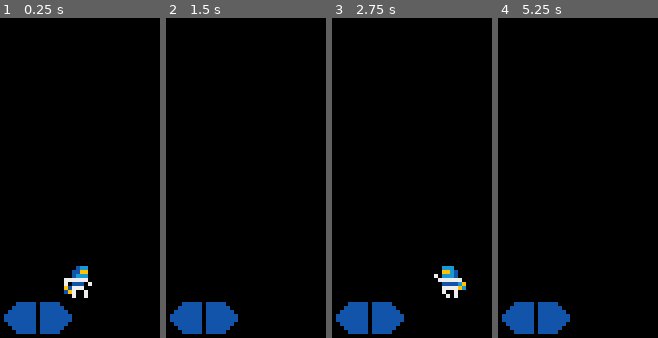
Above: before the commit, frames 1-4 (left to right).
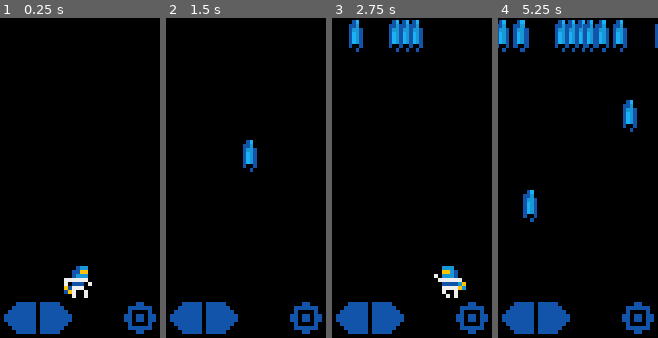
Above: after the commit, the same moments.

Repository: whmsft/vechten
Game: Godot game, scene res://scenes/Game.tscn
Two runs of this game, one before a commit and one after it. Both use one fixed random seed, a clock stepped at 60 frames per second and the inputs below.
Inputs (mouse positions are in pixels of both pictures, inside the frame that each line leads up to):
- Up to frame 1 (0.25 s): no input
- Up to frame 2 (1.5 s): click (306, 318) at 0.52 s; move the mouse to (281, 162) at 1.27 s; hold Right (key_right) from 1.28 s (still down); hold Space (key_space, bound only after the commit) from 1.28 s (still down)
- Up to frame 3 (2.75 s): move the mouse to (380, 194) at 2.02 s; release Right (key_right) at 2.03 s; release Space (key_space, bound only after the commit) at 2.03 s; hold Left (key_left) from 2.03 s (still down); tap Space (key_space, bound only after the commit) at 2.1 s
- Up to frame 4 (5.25 s): move the mouse to (594, 107) at 2.77 s; release Left (key_left) at 2.78 s; hold Space (key_space, bound only after the commit) 2.78-3.53 s; hold Right (key_right) 2.78-4.28 s; move the mouse to (570, 242) at 3.52 s; tap Space (key_space, bound only after the commit) at 3.6, 5.1 s; move the mouse to (626, 226) at 4.27 s; hold Space (key_space, bound only after the commit) 4.28-5.03 s; hold Left (key_left) from 4.28 s (still down); move the mouse to (530, 130) at 5.02 s

The runs differ from the first frame. In frame 1, 1.0% of the frame differs, in the area x 77-98%, y 88-99%; in frame 2, 1.6%; in frame 3, 3.3%; in frame 4, 7.1%, in the area x 0-100%, y 0-99%.

Commit message:
added bullet afterall... A lot of work left

Diff:
--- a/project.godot
+++ b/project.godot
@@ -21,7 +21,8 @@
 
 window/size/width=40
 window/size/height=80
-window/size/fullscreen=true
+window/size/test_width=200
+window/size/test_height=400
 window/handheld/orientation="portrait"
 window/stretch/mode="2d"
 window/stretch/aspect="keep_width"
@@ -71,6 +72,11 @@
 "events": [ Object(InputEventMouseButton,"resource_local_to_scene":false,"resource_name":"","device":0,"alt":false,"shi …(212 unchanged characters)…
  ]
 }
+key_space={
+"deadzone": 0.5,
+"events": [ Object(InputEventKey,"resource_local_to_scene":false,"resource_name":"","device":0,"alt":false,"shift":false,"control":false,"meta":false,"command":false,"pressed":false,"scancode":0,"physical_scancode":32,"unicode":0,"echo":false,"script":null)
+ ]
+}
 
 [physics]
 
--- a/scenes/Game.tscn
+++ b/scenes/Game.tscn
@@ -1,10 +1,12 @@
-[gd_scene load_steps=7 format=2]
+[gd_scene load_steps=10 format=2]
 
 [ext_resource path="res://assets/player_idle.png" type="Texture" id=1]
 [ext_resource path="res://assets/player_move.png" type="Texture" id=2]
 [ext_resource path="res://assets/player_huff.png" type="Texture" id=3]
 [ext_resource path="res://scripts/Game.gd" type="Script" id=4]
 [ext_resource path="res://assets/arrow.png" type="Texture" id=5]
+[ext_resource path="res://assets/bullet.png" type="Texture" id=6]
+[ext_resource path="res://assets/fire.png" type="Texture" id=7]
 
 [sub_resource type="SpriteFrames" id=1]
 animations = [ {
@@ -19,6 +21,14 @@
 "speed": 8.0
 } ]
 
+[sub_resource type="SpriteFrames" id=2]
+animations = [ {
+"frames": [ ExtResource( 6 ) ],
+"loop": true,
+"name": "bullet_fire",
+"speed": 5.0
+} ]
+
 [node name="Game" type="Node2D"]
 script = ExtResource( 4 )
 
@@ -27,6 +37,12 @@
 animation = "walk"
 playing = true
 centered = false
+
+[node name="Bullet" type="AnimatedSprite" parent="."]
+position = Vector2( 5, 5 )
+scale = Vector2( 0.875, 1 )
+frames = SubResource( 2 )
+animation = "bullet_fire"
 
 [node name="btn_left" type="TextureButton" parent="."]
 margin_left = 1.0
@@ -48,3 +64,12 @@
 texture_pressed = ExtResource( 5 )
 texture_hover = ExtResource( 5 )
 flip_h = true
+
+[node name="btn_fire" type="TextureButton" parent="."]
+margin_left = 31.0
+margin_top = 71.0
+margin_right = 39.0
+margin_bottom = 79.0
+texture_normal = ExtResource( 7 )
+texture_pressed = ExtResource( 7 )
+texture_hover = ExtResource( 7 )
--- a/scripts/Game.gd
+++ b/scripts/Game.gd
@@ -1,13 +1,19 @@
 extends Node2D
 export var INTERNAL = {"width": 40, "height": 80}
+var frame = 0
 var Mouse = Vector2()
+var bullets = []
 
 func _ready():
 	$Player.position = Vector2(16, 62)
+	$Player.play()
+	$Bullet.hide()
 
 func _process(_delta):
-	var Mouse = get_global_mouse_position()
+	frame += 1
+	Mouse = get_global_mouse_position()
 	update_player()
+	update_bullet()
 
 func update_player():
 	var old_position = $Player.position
@@ -18,3 +24,13 @@
 	$Player.flip_h = bool($Player.position.x-old_position.x < 0)
 	if $Player.position.x < -4 : $Player.position.x = 48
 	elif $Player.position.x > 48: $Player.position.x = -4
+
+func update_bullet():
+	if (Input.is_action_pressed("key_space") or $btn_fire.pressed) and (frame%10 == 0):
+		bullets.append($Bullet.duplicate())
+		bullets[-1].position = Vector2($Player.position.x, $Player.position.y)
+		bullets[-1].show()
+		add_child(bullets[-1])
+	for n in bullets:
+		if n.position.y < 8: bullets.erase(n)
+		n.position = Vector2(n.position.x, n.position.y-2.5)
Binary file added: assets/bullet.png
Not shown, added: assets/bullet.png.import
Binary file added: assets/fire.png
Not shown, changed: assets/fire.png.import
Binary file removed: icons/icon_432.png
Binary file added: icons/icon_background.png
Not shown, added: icons/icon_background.png.import
Binary file added: icons/icon_foreground.png
Not shown, changed: icons/icon_foreground.png.import
